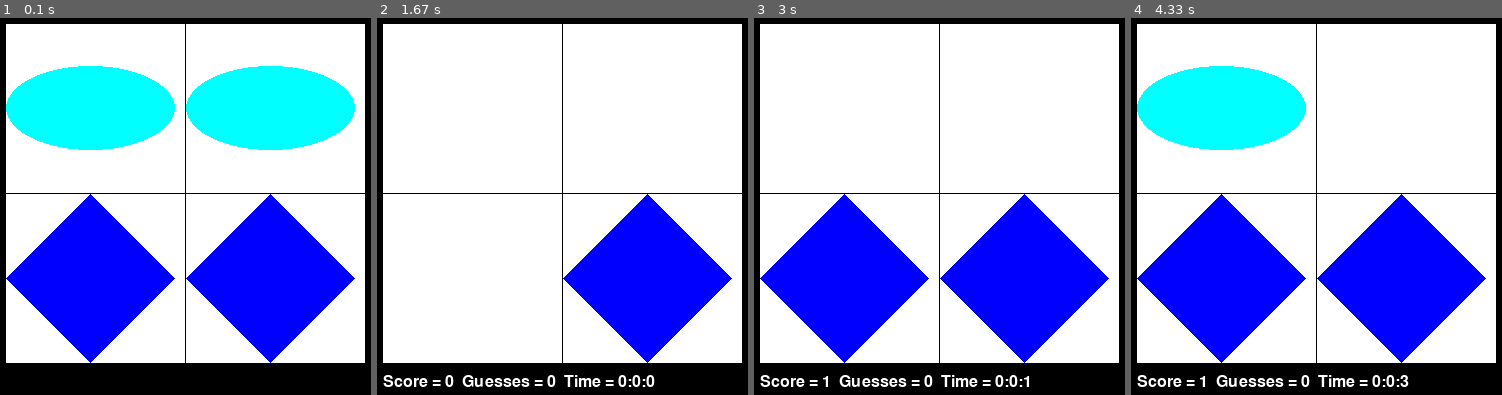
Above: before the commit, frames 1-4 (left to right).
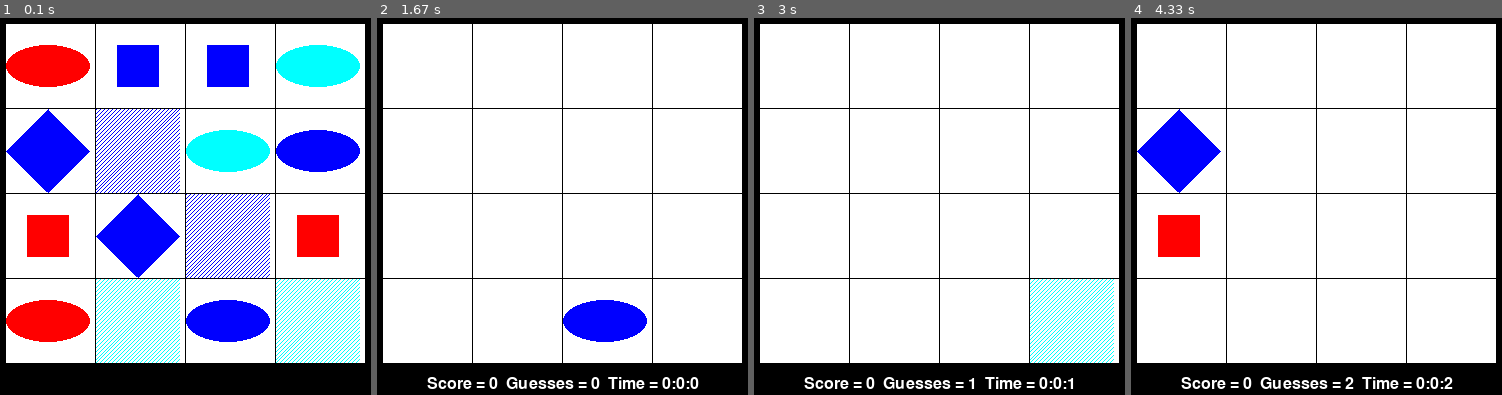
Above: after the commit, the same moments.

Repository: ferguslesley/HomeEd
Game: pygame game, started from Pygame/Memory Game.py
Two runs of this game, one before a commit and one after it. Both use one fixed random seed, a clock stepped at 60 frames per second and the inputs below. The source is Python 2; it was converted automatically to run under Python 3.
Inputs (mouse positions are in pixels of both pictures, inside the frame that each line leads up to):
- Up to frame 1 (0.1 s): no input
- Up to frame 2 (1.67 s): click (603, 293) at 0.88 s
- Up to frame 3 (3 s): press the mouse at (980, 293) at 1.7 s; move the mouse to (958, 274) at 1.8 s; release the mouse at (939, 251) at 1.93 s; press the mouse at (980, 293) at 2.53 s; move the mouse to (1028, 300) at 2.63 s; release the mouse at (1080, 308) at 2.77 s; press the mouse at (980, 293) at 2.87 s; move the mouse to (894, 266) at 2.97 s
- Up to frame 4 (4.33 s): release the mouse at (1186, 244) at 3.1 s; press the mouse at (1357, 293) at 3.7 s; move the mouse to (1290, 281) at 3.8 s; release the mouse at (1223, 274) at 3.93 s; click (1201, 180) at 4.05 s

The runs differ from the first frame. In frame 1, 50% of the frame differs, in the area x 1-99%, y 1-92%; in frame 2, 13%; in frame 3, 23%; in frame 4, 33%.

Commit message:
Fixed end display message

Diff:
--- a/Pygame/Memory Game.py
+++ b/Pygame/Memory Game.py
@@ -17,8 +17,8 @@
 MARGINTOP = SCREENH / 20
 MARGINBOTTOM = MARGINTOP * 2
 if DEBUG:
-    ROWS = 2
-    COLS = 2
+    ROWS = 4
+    COLS = 4
 else:
     ROWS = 8
     COLS = 8
@@ -182,7 +182,7 @@
     font = pygame.font.Font('freesansbold.ttf', size)
     rendered = font.render(text, True, WHITE)
     displayRect = rendered.get_rect()
-    displayRect.topleft = (x, y)
+    displayRect.center = (x, y)
     DISPLAYSURF.blit(rendered, displayRect)
 
 
@@ -192,9 +192,8 @@
     area = Rect(0, 0, SCREENW, SCREENH)
     pygame.draw.rect(DISPLAYSURF, BLACK, area)
     statusmessage = 'Score = {}  Guesses = {}  Time = {}:{}:{}'.format(score, guesses, int(hours), int(minutes), int(seconds))
-    draw_text(statusmessage, MARGINX, SCREENH - MARGINBOTTOM * 3/4, MARGINBOTTOM * 2/5)
-
-
+    draw_text(statusmessage, SCREENW / 2, SCREENH / 2, MARGINBOTTOM * 2/5)
+    pygame.display.update()
 
 
 #################################################
@@ -232,18 +231,21 @@
 
 # run the game loop
 while True:
-    if the_clocks_running:
+    if score >= MAXSCORE:
+        finished = True
+        the_clocks_running = False
+        end_game()
+    elif the_clocks_running:
         elapsed_time = time.time() - start_time
     for event in pygame.event.get():
         if event.type == QUIT:
             pygame.quit()
             sys.exit()
 
-
-        if score >= MAXSCORE:
-            end_game()
-
-        if event.type == MOUSEBUTTONUP:
+        if finished:
+            pass
+
+        elif event.type == MOUSEBUTTONUP:
             if not the_clocks_running:
                 Debug("start the clock")
                 start_time = time.time()
@@ -257,8 +259,6 @@
                 elif oldrow == row and oldcol == column:
                     pass
 
-                # TODO: count clicks
-                # TODO: detect completed grid
                 elif firstclick:
                     # draw cell contents
                     drawcell(row, column, grid[row][column])
@@ -287,11 +287,12 @@
                     firstclick = True
 
 
-    #Updating Status and Refreshing Screen
-    statusrect = Rect(0, SCREENH - MARGINBOTTOM, SCREENW, MARGINBOTTOM)
-    pygame.draw.rect(DISPLAYSURF, BLACK, statusrect)
-    hours, rem = divmod(elapsed_time, 3600)
-    minutes, seconds = divmod(rem, 60)
-    statusmessage = 'Score = {}  Guesses = {}  Time = {}:{}:{}'.format(score, guesses, int(hours), int(minutes), int(seconds))
-    draw_text(statusmessage, MARGINX, SCREENH - MARGINBOTTOM * 3/4, MARGINBOTTOM * 2/5)
-    pygame.display.update()
+    if not finished:
+        #Updating Status and Refreshing Screen
+        statusrect = Rect(0, SCREENH - MARGINBOTTOM, SCREENW, MARGINBOTTOM)
+        pygame.draw.rect(DISPLAYSURF, BLACK, statusrect)
+        hours, rem = divmod(elapsed_time, 3600)
+        minutes, seconds = divmod(rem, 60)
+        statusmessage = 'Score = {}  Guesses = {}  Time = {}:{}:{}'.format(score, guesses, int(hours), int(minutes), int(seconds))
+        draw_text(statusmessage, SCREENW / 2, SCREENH - MARGINBOTTOM / 2, MARGINBOTTOM * 2/5)
+        pygame.display.update()
